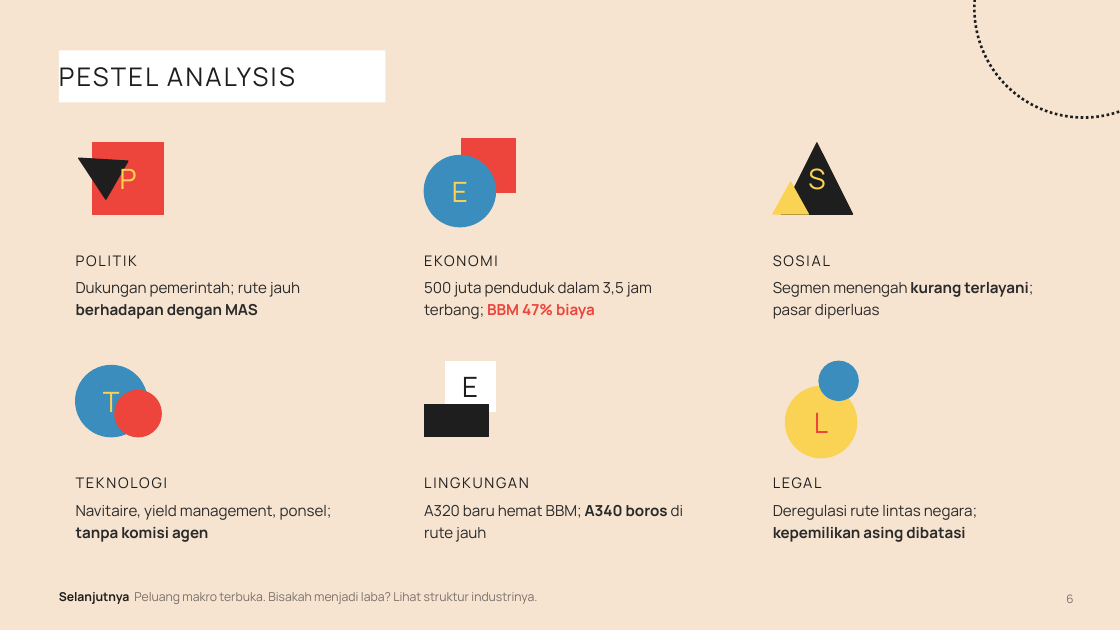
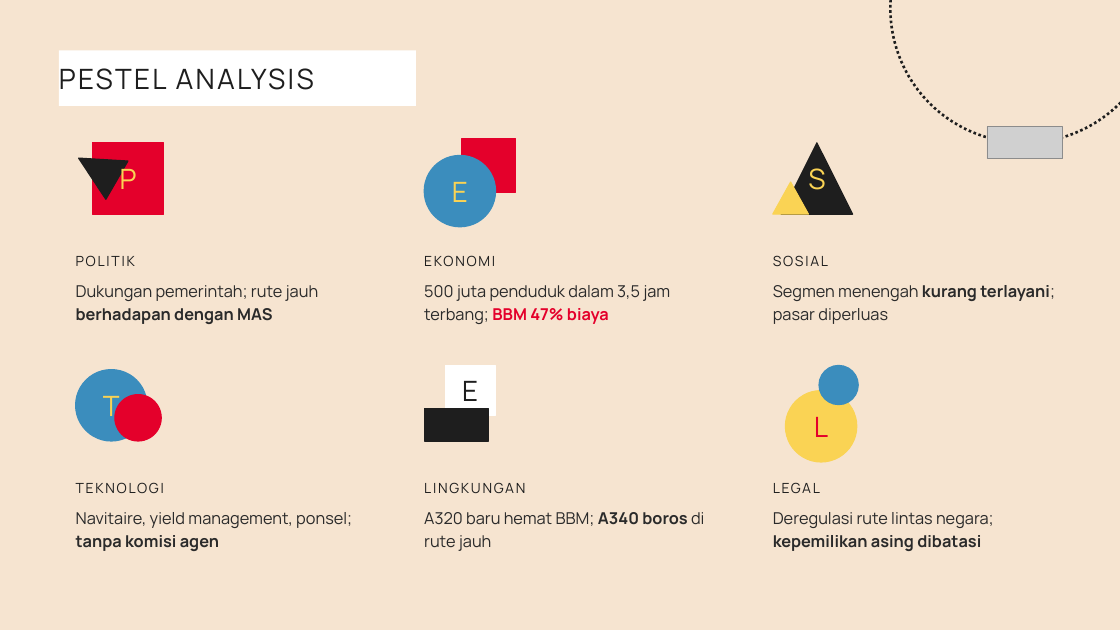
Before and after one commit to aslihabnuri/Dom-Manipulation, a slide deck: slide 6 of strategic-management/airasia-case/SMJKT_Group 3_Aslih_Case AirAsia.pptx. Drawn at 1120x630 pixels with LibreOffice and Linux fonts; fonts in the diff are those of the drawing; grey boxes stand for pictures. Boxes give left, top, right and bottom in pixels: in the first picture for what was removed or moved away, otherwise in the second. Text is boxed around its words. In the diff, an @@ line names an element or a change of style, - is before the commit and + after.

```diff
--- a/strategic-management/airasia-case/SMJKT_Group 3_Aslih_Case AirAsia.pptx
+++ b/strategic-management/airasia-case/SMJKT_Group 3_Aslih_Case AirAsia.pptx
@@ arc (boxed as its full ellipse): place and size @@
-arc (boxed as its full ellipse) at [975, 0, 1120, 118]
+arc (boxed as its full ellipse) at [891, 0, 1120, 143]
@@ arc (boxed as its full ellipse) at [891, 0, 1120, 143]: proportions changed @@
@@ rectangle "PESTEL ANALYSIS": place and size @@
-rectangle "PESTEL ANALYSIS" at [59, 50, 386, 103]
+rectangle "PESTEL ANALYSIS" at [59, 50, 416, 106]
@@ rectangle "PESTEL ANALYSIS" at [59, 50, 416, 106]: size 22 to 24 pt @@
@@ picture added at [987, 127, 1063, 159] @@
@@ text "500 juta penduduk dalam 3,5 ..." at [424, 285, 670, 324]: size 13 to 14 pt; text colour #ED443B to #E4002B in "BBM 47% biaya"; line spacing 1.18 to 1.2 @@
@@ 4 ellipses, 2 texts, 2 rectangles: place and size @@
-4 ellipses, 2 texts, 2 rectangles at [76, 361, 859, 458]
+4 ellipses, 2 texts, 2 rectangles at [76, 365, 859, 462]
@@ fill #ED443B to #E4002B; outline #ED443B 1 pt to #E4002B 1 pt in 3 elements at [92, 143, 164, 214], [462, 139, 516, 192], [115, 395, 161, 441] @@
@@ text "L" at [814, 417, 828, 437]: text colour #ED443B to #E4002B @@
@@ size 12.5 to 12 pt in 6 elements at [424, 248, 718, 275], [773, 255, 828, 266], [76, 255, 135, 266], [76, 482, 164, 493], [424, 482, 525, 493], [773, 475, 1067, 502] @@
@@ size 13 to 14 pt; line spacing 1.18 to 1.2 in 5 elements at [76, 285, 319, 324], [773, 285, 1055, 324], [76, 512, 352, 551], [424, 512, 704, 551], [773, 512, 994, 551] @@
@@ text removed at [59, 592, 537, 604] @@
-Selanjutnya Peluang makro terbuka. Bisakah menjadi laba? Lihat struktur industrinya.
@@ text removed at [1066, 594, 1073, 603] @@
-6
```
Also in this commit, not shown: 18 other slides changed, 1 slide added, 1 slide removed, 14 other files.
